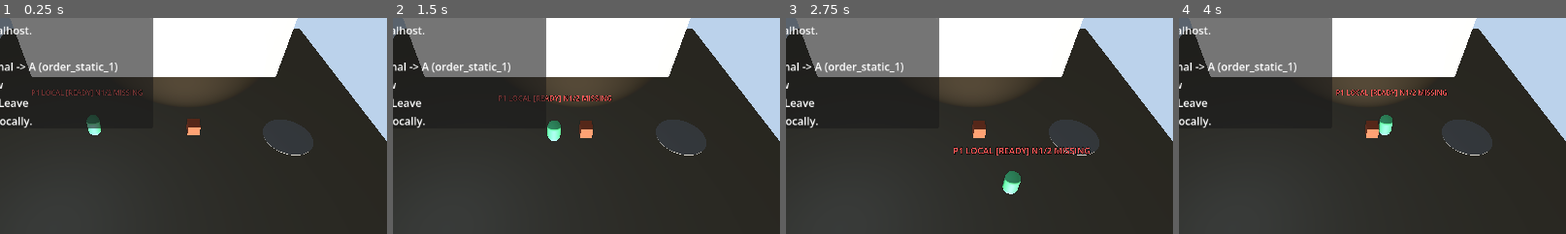
Above: before the commit, frames 1-4 (left to right).
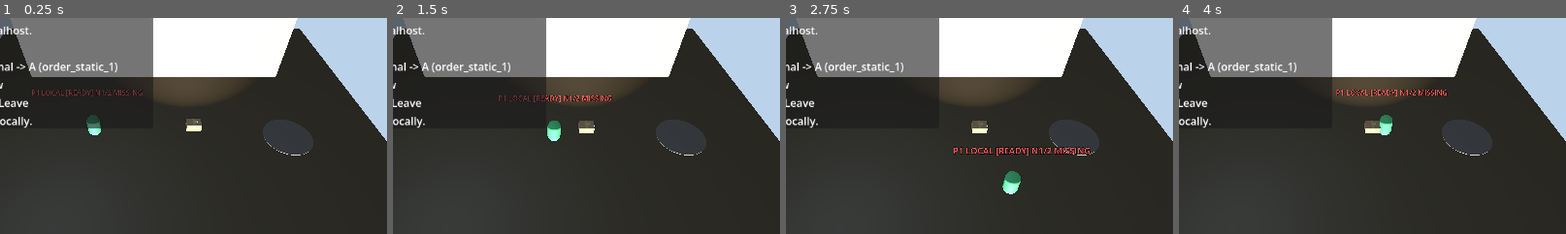
Above: after the commit, the same moments.

Repository: HXSLtim/chaosDelivery
Game: Godot game, scene res://scenes/main.tscn
The game is run twice, just before and just after one commit, with the same random seed, the same clock (stepped at 60 frames per second) and the same inputs.
Inputs:
- Up to frame 1 (0.25 s): no input
- Up to frame 2 (1.5 s): tap Enter at 0.5 s; hold D (move_right) 0.53-1.28 s; tap E (grab) at 0.6 s; hold S (move_backward) from 1.28 s (still down); tap Space (interact) at 1.35 s
- Up to frame 3 (2.75 s): release S (move_backward) at 2.03 s; hold D (move_right) from 2.03 s (still down); tap F (throw) at 2.1 s
- Up to frame 4 (4 s): release D (move_right) at 2.78 s; hold W (move_forward) 2.78-3.53 s; tap Enter at 2.85 s; hold A (move_left) from 3.53 s (still down); tap Keypad Enter at 3.6 s
The pictures show only the part of the screen within x 30-80%, y 26-75%; the shares and areas given below are measured in that part.

The runs differ from the first frame. In frame 1, 0.3% of the frame differs, in the area x 47-53%, y 46-55%; in frame 2, 0.3%, in the area x 47-53%, y 47-56%; in frame 3, 0.3%; in frame 4, 0.3%.

Commit message:
feat: 稳定玩家槽位显示与包裹 3D 模型
- NetworkManager 新增 get_local_peer_slot() 返回本地玩家的稳定槽位
- HUD 使用稳定槽位显示玩家 ID，避免暴露大数字 ENet peer ID
- Package 场景使用 delivery_box_low.glb 3D 模型替换 BoxMesh
- 新增测试覆盖：host 槽位稳定性、断线重连、HUD 玩家标签

代码审查发现的问题已记录到 GitHub Issues 待后续处理。

Diff:
--- a/scenes/entities/package.tscn
+++ b/scenes/entities/package.tscn
@@ -1,17 +1,11 @@
-[gd_scene load_steps=6 format=3]
+[gd_scene load_steps=5 format=3]
 
 [ext_resource type="Script" path="res://src/entities/package.gd" id="1_pkg_script"]
 [ext_resource type="Script" path="res://src/components/grabbable_component.gd" id="2_grab_script"]
+[ext_resource type="PackedScene" path="res://assets/models/delivery_box_low.glb" id="3_box_model"]
 
 [sub_resource type="BoxShape3D" id="BoxShape3D_collider"]
 size = Vector3(0.6, 0.6, 0.6)
-
-[sub_resource type="BoxMesh" id="BoxMesh_visual"]
-size = Vector3(0.6, 0.6, 0.6)
-
-[sub_resource type="StandardMaterial3D" id="StandardMaterial3D_package"]
-albedo_color = Color(0.807843, 0.392157, 0.258824, 1)
-roughness = 0.82
 
 [node name="Package" type="RigidBody3D"]
 script = ExtResource("1_pkg_script")
@@ -24,9 +18,8 @@
 
 [node name="VisualRoot" type="Node3D" parent="."]
 
-[node name="MeshInstance3D" type="MeshInstance3D" parent="VisualRoot"]
-mesh = SubResource("BoxMesh_visual")
-surface_material_override/0 = SubResource("StandardMaterial3D_package")
+[node name="DeliveryBoxModel" parent="VisualRoot" instance=ExtResource("3_box_model")]
+transform = Transform3D(0.45, 0, 0, 0, 0.45, 0, 0, 0, 0.45, 0, -0.02, 0)
 
 [node name="GrabbableComponent" type="Node" parent="."]
 script = ExtResource("2_grab_script")
--- a/src/autoload/network_manager.gd
+++ b/src/autoload/network_manager.gd
@@ -64,6 +64,12 @@
 	if slot_index < 0:
 		return 1
 	return slot_index + 1
+
+
+func get_local_peer_slot() -> int:
+	if not has_active_peer():
+		return get_peer_slot(1)
+	return get_peer_slot(multiplayer.get_unique_id())
 
 func _apply_state(
 	next_state: int,
--- a/src/ui/hud.gd
+++ b/src/ui/hud.gd
@@ -369,6 +369,12 @@
 func _network_local_peer_id(network_manager: Node) -> int:
 	if network_manager == null:
 		return -1
+	if network_manager.has_method("get_local_peer_slot"):
+		var local_slot_value: Variant = network_manager.call("get_local_peer_slot")
+		if local_slot_value is int:
+			return int(local_slot_value)
+		if local_slot_value is float:
+			return int(local_slot_value)
 	var multiplayer_api: Variant = _get_multiplayer_api(network_manager)
 	if multiplayer_api == null:
 		return -1
--- a/tests/game_state_signal_behavior_test.gd
+++ b/tests/game_state_signal_behavior_test.gd
@@ -18,6 +18,7 @@
 	await _test_hud_refreshes_immediately_when_game_state_changes()
 	await _test_session_spawn_emits_local_player_profile_signal()
 	await _test_session_profile_signal_uses_stable_slot_labels_for_remote_peers()
+	await _test_session_profile_signal_keeps_host_on_slot_one_when_remote_peers_exist()
 
 	_restore_game_state()
 	return _failures
@@ -206,6 +207,46 @@
 	await _tree.process_frame
 
 
+func _test_session_profile_signal_keeps_host_on_slot_one_when_remote_peers_exist() -> void:
+	_reset_network_baseline()
+
+	var event_bus := _event_bus()
+	var network_manager := _tree.root.get_node_or_null("NetworkManager")
+	_assert(event_bus != null and network_manager != null, "EventBus and NetworkManager should exist for host slot stability test")
+	if event_bus == null or network_manager == null:
+		return
+
+	network_manager.connected_peers = {
+		2147483640: true,
+		1: true,
+		1096654874: true
+	}
+
+	var profile_events: Array[Dictionary] = []
+	var on_profile := func(player_id: int, player_name: String) -> void:
+		profile_events.append({"id": player_id, "name": player_name})
+	event_bus.local_player_profile_changed.connect(on_profile)
+
+	var session = WAREHOUSE_SCENE.instantiate()
+	session.name = "SessionHostSlotOneProfileSignal"
+	_tree.root.add_child(session)
+	await _tree.process_frame
+	await _tree.process_frame
+
+	session._update_local_player_profile(1)
+
+	_assert(
+		not profile_events.is_empty() and profile_events[-1] == {"id": 1, "name": "Player 1"},
+		"host profile signal should stay on stable slot P1 even when remote peers are present"
+	)
+
+	if event_bus.local_player_profile_changed.is_connected(on_profile):
+		event_bus.local_player_profile_changed.disconnect(on_profile)
+
+	session.queue_free()
+	await _tree.process_frame
+
+
 func _capture_game_state() -> void:
 	_reset_network_baseline()
 
--- a/tests/hud_session_behavior_test.gd
+++ b/tests/hud_session_behavior_test.gd
@@ -6,6 +6,22 @@
 const ORDER_MANAGER_SCRIPT := preload("res://src/systems/order_manager.gd")
 const EVENT_BUS_SCRIPT := preload("res://src/autoload/event_bus.gd")
 
+class FakeClientNetworkManager extends Node:
+	var is_connected: bool = true
+	var is_host: bool = false
+	var is_connecting: bool = false
+	var connection_state: int = 2
+	var last_connection_error: int = int(OK)
+	var connected_peers: Dictionary = {1: true, 1096654874: true}
+
+	func get_peer_slot(peer_id: int) -> int:
+		var peer_ids: Array = connected_peers.keys()
+		peer_ids.sort()
+		return peer_ids.find(peer_id) + 1
+
+	func get_local_peer_slot() -> int:
+		return 2
+
 var _tree: SceneTree
 var _failures: Array[String] = []
 var _saved_game_state: Dictionary = {}
@@ -19,6 +35,7 @@
 
 	await _test_hud_reflects_state_and_formats_labels()
 	await _test_hud_network_feedback_includes_connecting_and_error_metadata()
+	await _test_hud_network_status_uses_stable_slot_for_local_client_id()
 	await _test_hud_process_refreshes_after_interval_when_game_state_changes()
 	await _test_hud_order_status_falls_back_when_no_order_manager_exists()
 	await _test_hud_order_status_updates_immediately_when_orders_are_cleared()
@@ -28,6 +45,9 @@
 	await _test_session_spawns_offline_world_with_default_offline_peer()
 	await _test_spawn_positions_use_peer_roster_slots_instead_of_raw_peer_ids()
 	await _test_local_player_profile_uses_peer_slot_labels()
+	await _test_hud_player_label_reflects_stable_slot_profiles()
+	await _test_host_network_state_rebuilds_world_with_slot_one_profile()
+	await _test_disconnect_network_state_respawns_offline_world()
 	await _test_warehouse_camera_frames_spawn_area()
 	await _test_apply_order_state_local_filters_and_copies_snapshot()
 
@@ -134,6 +154,32 @@
 	_assert(
 		unknown_label == "Unknown (Missing is_connected)",
 		"HUD should provide deterministic fallback copy when network manager shape is incomplete"
+	)
+
+	root.queue_free()
+	await _tree.process_frame
+
+
+func _test_hud_network_status_uses_stable_slot_for_local_client_id() -> void:
+	_set_network_disconnected_baseline()
+
+	var root := Node3D.new()
+	root.name = "HudStableClientSlotStatusRoot"
+	_tree.root.add_child(root)
+
+	var hud = HUD_SCENE.instantiate()
+	root.add_child(hud)
+	await _tree.process_frame
+
+	var fake_network_manager := FakeClientNetworkManager.new()
+	var network_text := String(hud._format_network_status(fake_network_manager))
+	_assert(
+		network_text.contains("id=2"),
+		"HUD network status should show the stable local client slot instead of the raw peer id"
+	)
+	_assert(
+		not network_text.contains("id=1096654874"),
+		"HUD network status should not leak the raw large ENet peer id when a stable slot exists"
 	)
 
 	root.queue_free()
@@ -412,6 +458,97 @@
 	var game_state := _game_state()
 	_assert(game_state.local_player_id == 2, "local player id should use stable peer slot index")
 	_assert(game_state.local_player_name == "Player 2", "local player name should use stable peer slot label")
+
+	session.queue_free()
+	await _tree.process_frame
+
+
+func _test_hud_player_label_reflects_stable_slot_profiles() -> void:
+	_set_network_disconnected_baseline()
+
+	var root := Node3D.new()
+	root.name = "HudStableSlotPlayerLabelRoot"
+	_tree.root.add_child(root)
+
+	var hud = HUD_SCENE.instantiate()
+	root.add_child(hud)
+	await _tree.process_frame
+
+	var game_state := _game_state()
+	game_state.set_local_player_profile(2, "Player 2")
+
+	_assert(
+		_label_text(hud, "PlayerLabel") == "Player: Player 2",
+		"HUD player label should reflect stable slot-based player profiles"
+	)
+
+	root.queue_free()
+	await _tree.process_frame
+
+
+func _test_host_network_state_rebuilds_world_with_slot_one_profile() -> void:
+	_set_network_disconnected_baseline()
+
+	var session = WAREHOUSE_SCENE.instantiate()
+	session.name = "SessionHostWorldRebuild"
+	_tree.root.add_child(session)
+	await _tree.process_frame
+	await _tree.process_frame
+
+	var network_manager := _network_manager()
+	network_manager.connected_peers = {
+		1: true,
+		1096654874: true
+	}
+	network_manager.set("is_connected", true)
+	network_manager.set("is_host", true)
+	network_manager.set("is_connecting", false)
+	network_manager.set("connection_state", 2)
+
+	session._clear_world()
+	session._on_network_state_changed(true, true)
+
+	var players := session.get_node("Players")
+	var packages := session.get_node("Packages")
+	var game_state := _game_state()
+	_assert(players.get_child_count() == 1, "host network state rebuild should spawn exactly one local host player")
+	_assert(packages.get_child_count() == 1, "host network state rebuild should respawn the local package")
+	_assert(game_state.local_player_id == 1, "host rebuild should keep stable local player slot P1")
+	_assert(game_state.local_player_name == "Player 1", "host rebuild should keep stable local player name")
+
+	session.queue_free()
+	await _tree.process_frame
+
+
+func _test_disconnect_network_state_respawns_offline_world() -> void:
+	_set_network_disconnected_baseline()
+
+	var session = WAREHOUSE_SCENE.instantiate()
+	session.name = "SessionDisconnectRespawn"
+	_tree.root.add_child(session)
+	await _tree.process_frame
+	await _tree.process_frame
+
+	var network_manager := _network_manager()
+	network_manager.set("is_connected", true)
+	network_manager.set("is_host", false)
+	network_manager.set("is_connecting", false)
+	network_manager.set("connection_state", 2)
+	session._clear_world()
+
+	network_manager.set("is_connected", false)
+	network_manager.set("is_host", false)
+	network_manager.set("is_connecting", false)
+	network_manager.set("connection_state", 0)
+	session._on_network_state_changed(false, false)
+
+	var players := session.get_node("Players")
+	var packages := session.get_node("Packages")
+	var game_state := _game_state()
+	_assert(players.get_child_count() == 1, "disconnect transition should respawn an offline player")
+	_assert(packages.get_child_count() == 1, "disconnect transition should respawn an offline package")
+	_assert(game_state.local_player_id == 1, "disconnect transition should restore local slot P1")
+	_assert(game_state.local_player_name == "Player 1", "disconnect transition should restore local player name")
 
 	session.queue_free()
 	await _tree.process_frame
--- a/tests/network_manager_helper_test.gd
+++ b/tests/network_manager_helper_test.gd
@@ -13,6 +13,8 @@
 	_test_has_active_peer_ignores_default_offline_peer()
 	_test_peer_slots_are_stable_for_large_peer_ids()
 	_test_peer_slots_fallback_safely_when_roster_is_empty()
+	_test_peer_slots_ignore_insertion_order()
+	_test_get_local_peer_slot_returns_slot_one_while_hosting()
 	_test_apply_state_updates_flags_and_clears_peers()
 	_test_clear_connection_state_respects_host_reset_parameter()
 
@@ -89,6 +91,30 @@
 	_assert(network_manager.get_peer_slot(99) == 2, "unknown remote peer should default to slot P2 when roster is empty")
 
 
+func _test_peer_slots_ignore_insertion_order() -> void:
+	var network_manager := _network_manager()
+	network_manager.connected_peers = {
+		2147483640: true,
+		1: true,
+		1096654874: true
+	}
+	_assert(network_manager.get_peer_slot(1) == 1, "peer slots should keep host at P1 regardless of insertion order")
+	_assert(network_manager.get_peer_slot(1096654874) == 2, "peer slots should sort peer ids before assigning P2")
+	_assert(network_manager.get_peer_slot(2147483640) == 3, "peer slots should sort peer ids before assigning P3")
+
+
+func _test_get_local_peer_slot_returns_slot_one_while_hosting() -> void:
+	var network_manager := _network_manager()
+	network_manager.leave_game()
+	_assert(network_manager.host_game() == OK, "setup should allow hosting for local peer slot test")
+	network_manager.connected_peers = {
+		1: true,
+		1096654874: true
+	}
+	_assert(network_manager.get_local_peer_slot() == 1, "host should always report local slot P1 while hosting")
+	network_manager.leave_game()
+
+
 func _capture_network_state() -> void:
 	var network_manager := _network_manager()
 	_saved_network_state = {
--- a/tests/player_input_package_stability_test.gd
+++ b/tests/player_input_package_stability_test.gd
@@ -15,6 +15,7 @@
 	await _test_player_grab_selects_nearest_package_within_range()
 	await _test_player_grab_ignores_packages_out_of_range()
 	await _test_same_frame_grab_and_throw_input_drops_without_throwing()
+	await _test_player_display_peer_id_maps_large_authority_to_stable_slot()
 	await _test_player_runtime_labels_use_stable_peer_slots_when_networked()
 
 	return _failures
@@ -113,6 +114,33 @@
 
 	world.queue_free()
 	await _tree.process_frame
+
+
+func _test_player_display_peer_id_maps_large_authority_to_stable_slot() -> void:
+	var network_manager := _tree.root.get_node_or_null("NetworkManager")
+	_assert(network_manager != null, "NetworkManager should exist for player display peer slot test")
+	if network_manager == null:
+		return
+
+	network_manager.leave_game()
+	_assert(network_manager.host_game() == OK, "setup should host a local session for player display peer slot test")
+	network_manager.connected_peers = {
+		1: true,
+		1096654874: true
+	}
+
+	var world := _make_world("PlayerDisplayPeerSlots")
+	var remote_player = PLAYER_SCENE.instantiate()
+	remote_player.name = "1096654874"
+	remote_player.set_multiplayer_authority(1096654874)
+	world.add_child(remote_player)
+	await _tree.process_frame
+
+	_assert(remote_player._display_peer_id() == 2, "player display peer id should map large authority ids to stable slot numbers")
+
+	world.queue_free()
+	await _tree.process_frame
+	network_manager.leave_game()
 
 
 func _test_player_runtime_labels_use_stable_peer_slots_when_networked() -> void:
Binary file added: assets/models/delivery_box_low.glb
